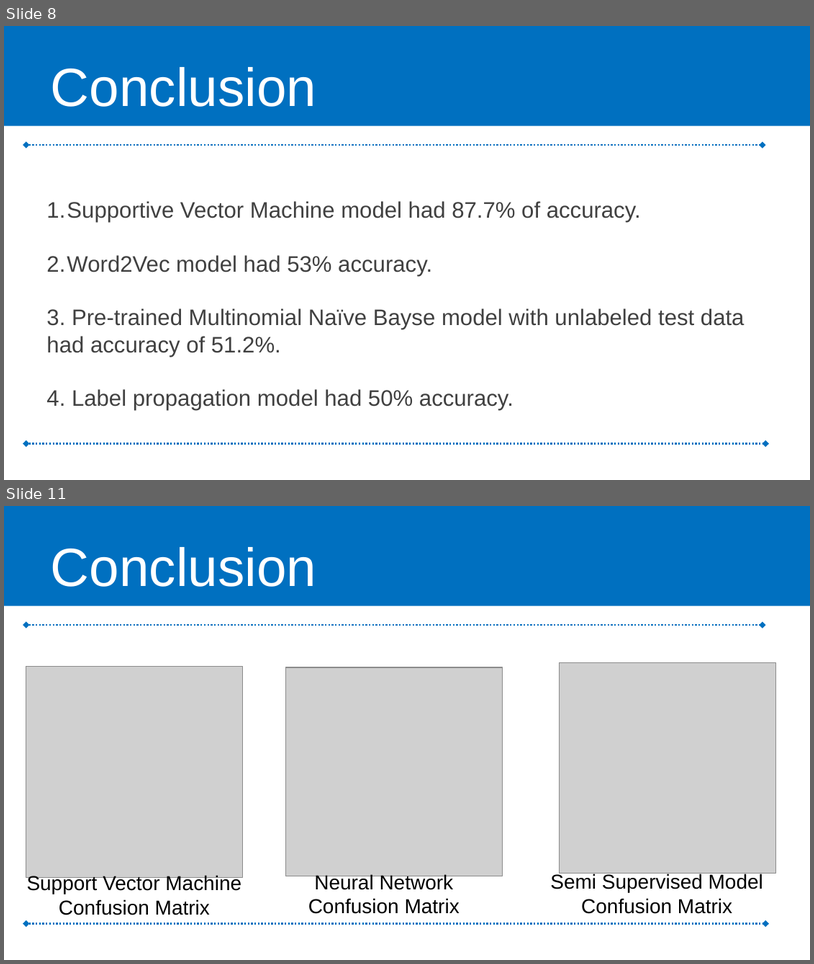
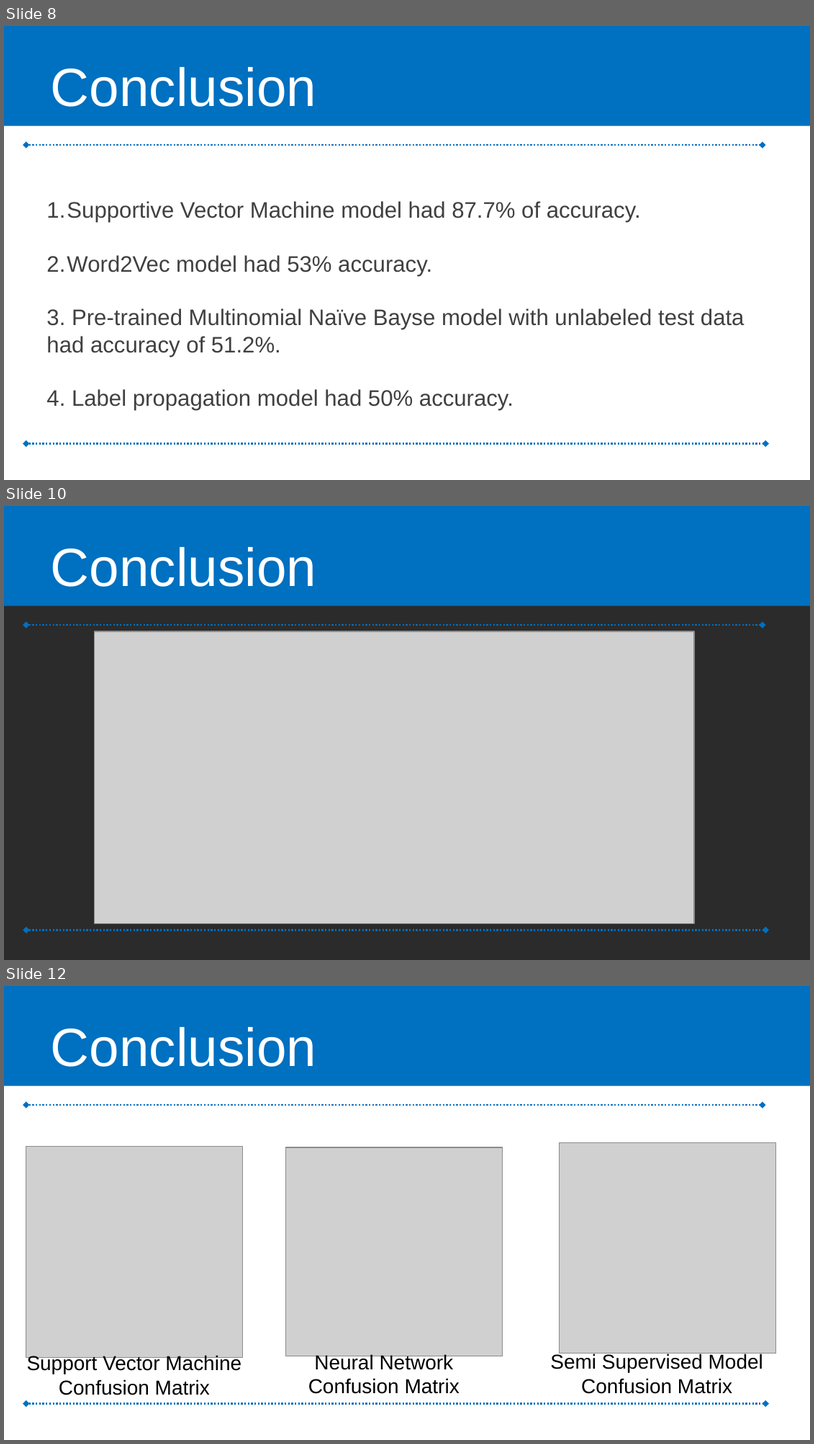
Before and after one commit to tyoon1016/Capstone_Project-Deceptive-Opnion-Spam, a slide deck: Capstone_Presentation.pptx. Shown one above the other, each under a label of ours: slides 8 and 11 before the commit, slides 8, 10 and 12 after it; the slides between them are not shown. The pictures are 814x964 and 814x1444 pixels, drawn with LibreOffice and Linux fonts; fonts in the diff are those of the drawing; grey boxes stand for pictures; background and template pictures are left out; a plain dark background stands for a picture behind light text. Boxes give left, top, right and bottom in pixels: in the first picture for what was removed or moved away, otherwise in the second. Text is boxed around its words. In the diff, an @@ line names an element or a change of style, - is before the commit and + after.

```diff
--- a/Capstone_Presentation.pptx
+++ b/Capstone_Presentation.pptx
@@ slide 10 added at <box>4,506,810,960</box>, background picture (left out) @@
@@ rectangle added at <box>4,506,810,606</box>, fill #0070C0 @@
@@ text added at <box>51,547,316,587</box>, 48 pt, text #FFFFFF @@
+Conclusion
@@ double arrow added from (26, 625) to (763, 625), #0070C0 1.5 pt dashed @@
@@ picture added at <box>94,631,694,923</box> @@
@@ double arrow added from (26, 929) to (766, 929), #0070C0 1.5 pt dashed @@
@@ what was slide 11 is now slide 12 @@
```
Also in this commit, not shown: 2 slides changed, 2 other files.
